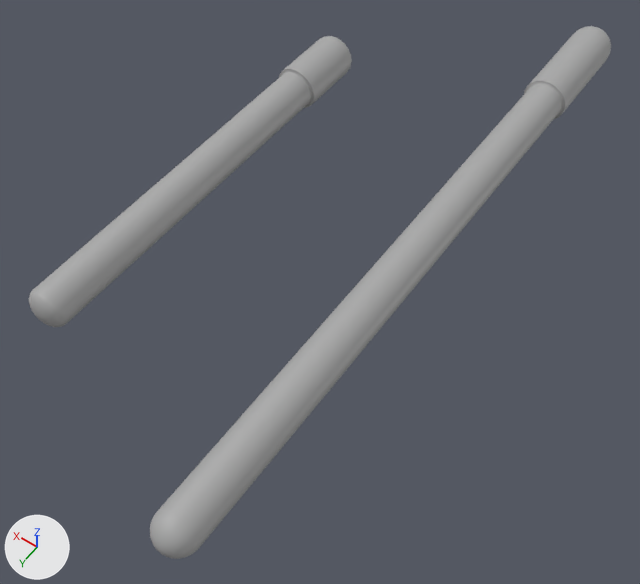
One commit to the FBX model Models (fbx)/Playdate Darts.fbx: the scene before it, then after it.
The view is the same before and after, from a 50 mm lens placed at (-0.12, 0.154, 0.2), pointed at (-0.02, 0.014, -0.02). Arrows for +X, +Y and +Z are at lower left; the lights stay in place. The older version comes first. Where no turn or scale is listed for an object, it has been applied to the vertices.
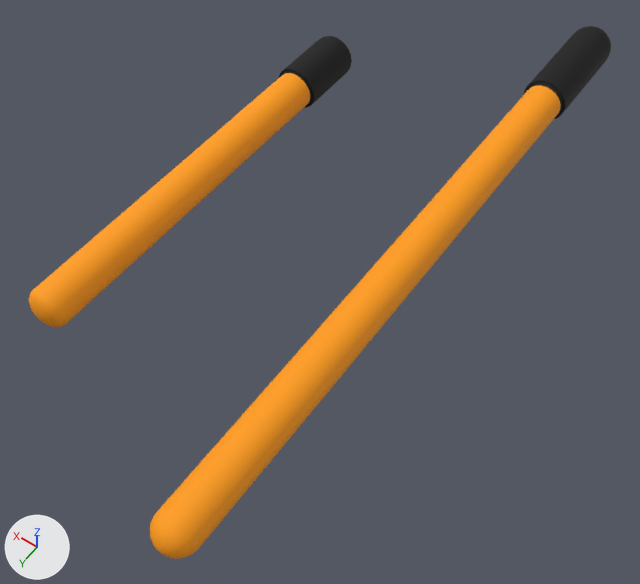
Commit message: dart fix

Location of each change, [x1, y1, x2, y2] in pixels of the pictures (640 x 584 px):
part 1 of me_mesh, recoloured (grey to black): [524, 26, 611, 119] in both
part 2 of me_mesh, recoloured: [150, 85, 561, 559] in both
part 3 of me_mesh_001, recoloured (grey to black): [279, 36, 352, 108] in both
part 4 of me_mesh_001, recoloured (grey to orange): [29, 73, 310, 327] in both

The change in detail:
Material 'Orange_Plastic' (mat_orange_plastic) is new.
Its base color is (1.0, 0.335, 0.0) (orange #ff9d00).
Its roughness is 0.749.
Material 'Black_Plastic' (mat_black_plastic) is new.
Its base color is (0.0, 0.0, 0.0) (black #000000).
Its roughness is 0.749.
me_mesh_001 has 742 vertices, 760 faces and spans x -0.1227..-0.1073, y -0.0249..0.1227, z -0.0077..0.0077.
me_mesh_001 is used by ob_polysurface19; location (0.144, -0.043, 0.0).
me_mesh_001 part 3: all 500 faces centred in x -0.1225..-0.1075, y -0.0248..0.0024, z -0.0075..0.0075 switch from mat_standardsurface2 (grey #aaaaaa) to mat_black_plastic (black #000000).
me_mesh_001 part 4: all 260 faces centred in x -0.1214..-0.1086, y 0.0606..0.1227, z -0.0064..0.0064 switch from mat_standardsurface2 (grey #aaaaaa) to mat_orange_plastic (orange #ff9d00).
me_mesh has 742 vertices, 760 faces and spans x -0.123..-0.107, y -0.04..0.199, z -0.008..0.008.
me_mesh is used by ob_polysurface18; location (0.0711, -0.0884, 0.0).
me_mesh part 1: all 500 faces centred in x -0.122..-0.108, y -0.04..0.004, z -0.007..0.007 switch from mat_standardsurface2 (grey #aaaaaa) to mat_black_plastic (black #000000).
me_mesh part 2: all 260 faces centred in x -0.121..-0.109, y 0.098..0.199, z -0.006..0.006 switch from mat_standardsurface2 (grey #aaaaaa) to mat_orange_plastic (orange #ff9d00).
